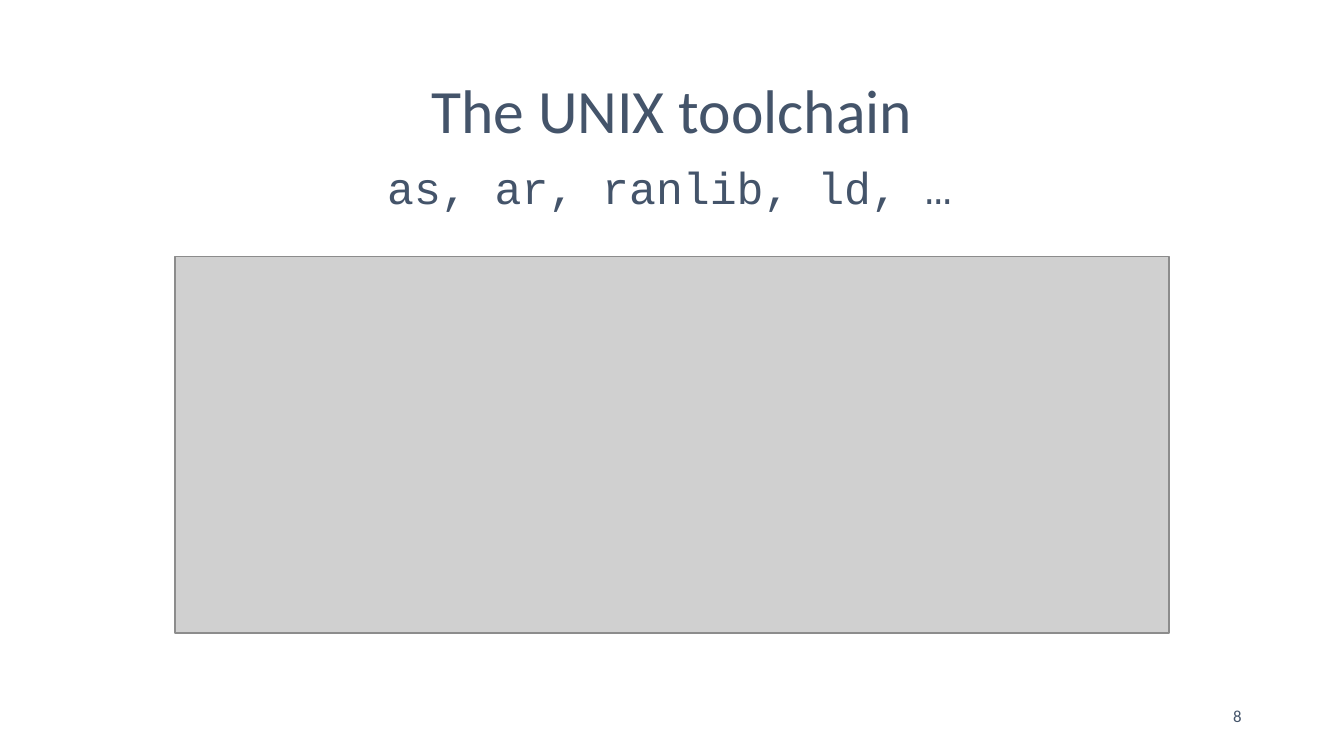
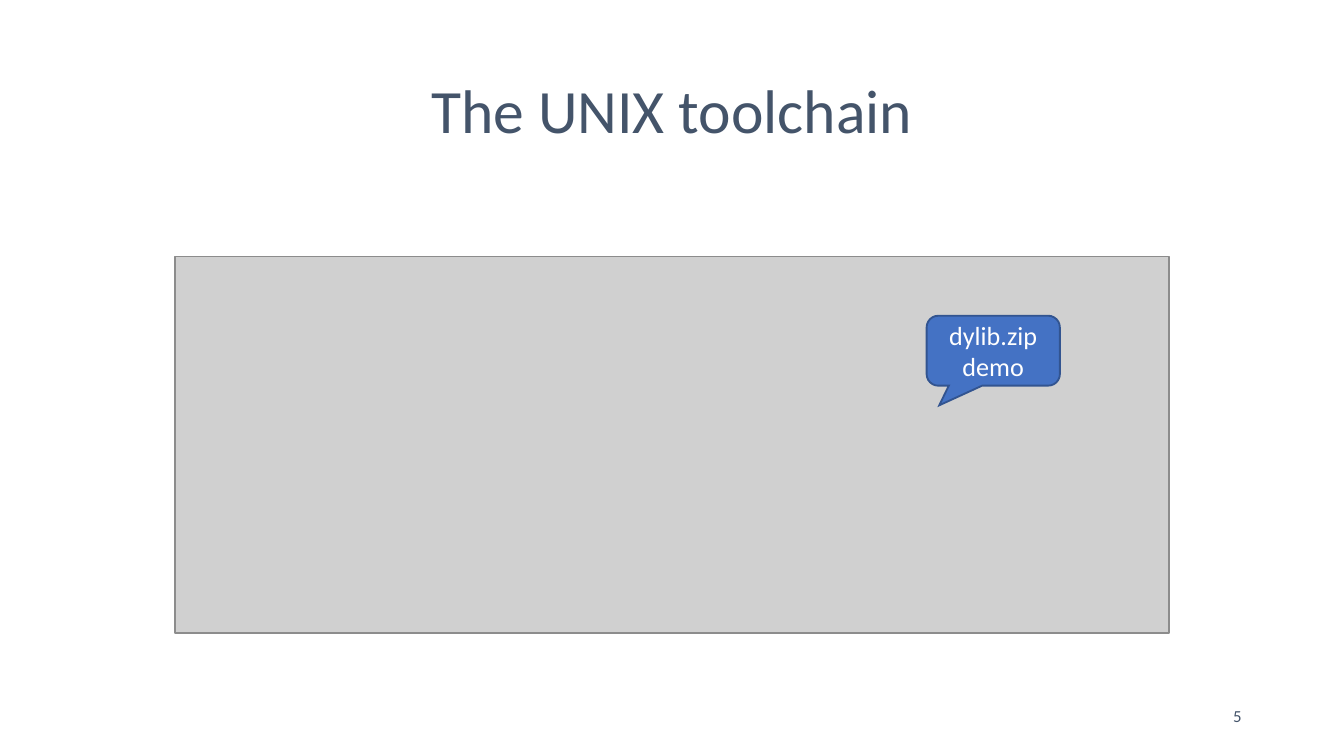
Before and after one commit to anoopsarkar/compilers-class, a slide deck: slide 5 of assets/ppt/intro/in3-what-is-a-compiler.pptx (slide 8 before the commit). Drawn at 1344x756 pixels with LibreOffice and Linux fonts; fonts in the diff are those of the drawing; grey boxes stand for pictures. Boxes give left, top, right and bottom in pixels: in the first picture for what was removed or moved away, otherwise in the second. Text is boxed around its words. In the diff, an @@ line names an element or a change of style, - is before the commit and + after.

```diff
--- a/assets/ppt/intro/in3-what-is-a-compiler.pptx
+++ b/assets/ppt/intro/in3-what-is-a-compiler.pptx
@@ text removed at (x1=387, y1=173, x2=898, y2=212) @@
-as, ar, ranlib, ld, …
@@ rounded speech box added at (x1=926, y1=316, x2=1059, y2=386), fill #4472C4, outline #325491 1 pt, 14 pt, text #FFFFFF @@
+dylib.zip demo
@@ page number at (x1=1233, y1=711, x2=1242, y2=722): text changed @@
-8
+5
```
Also in this commit, not shown: 5 other slides changed, 3 slides removed, 3 other files.
